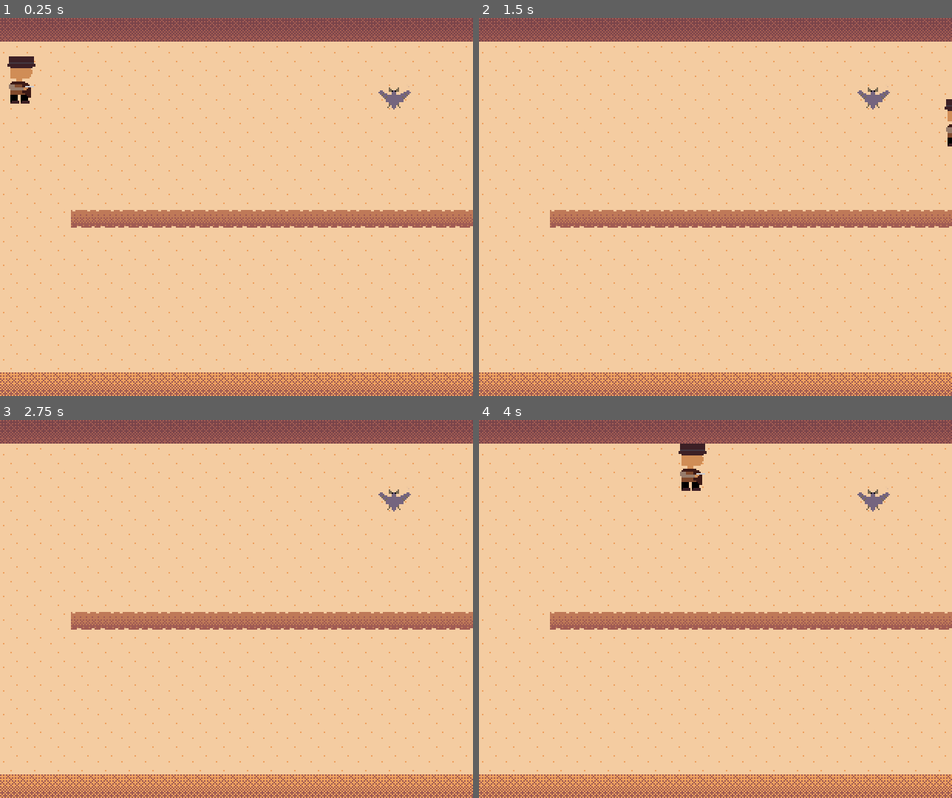
Above: before the commit, frames 1-4 (two rows, left to right).
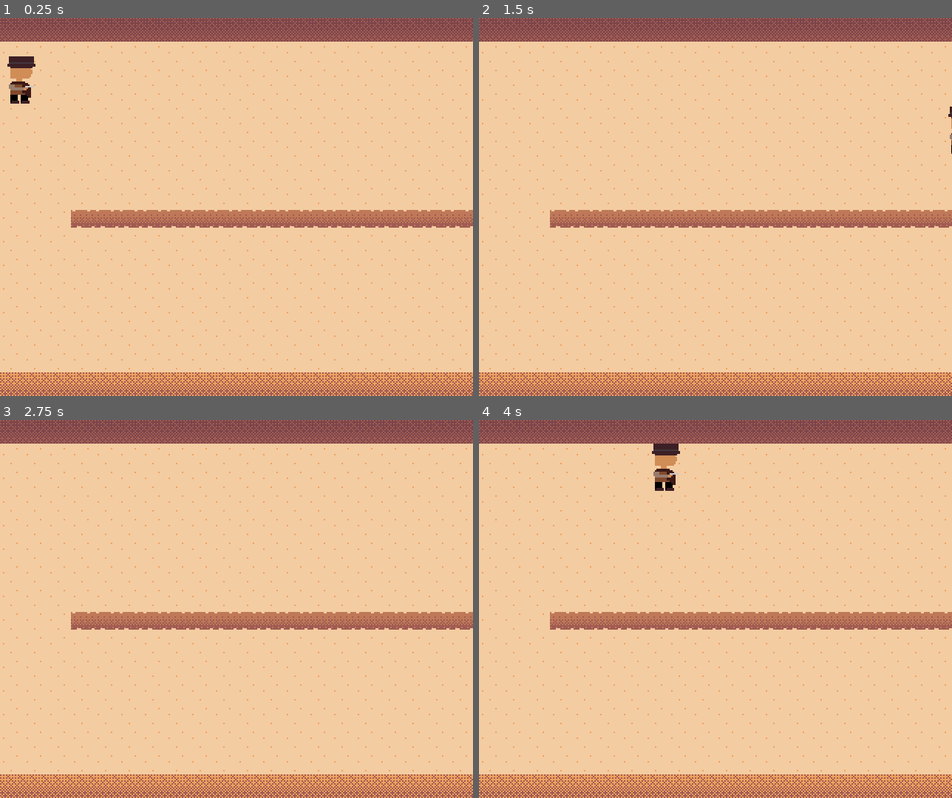
Above: after the commit, the same moments.

Repository: unpointysock/cowboy-goes-east
Game: Godot game, scene res://scenes/main.tscn
The game is run twice, just before and just after one commit, with the same random seed, the same clock (stepped at 60 frames per second) and the same inputs.
Inputs:
- Up to frame 1 (0.25 s): no input
- Up to frame 2 (1.5 s): tap Enter at 0.5 s; hold Right (ui_right) 0.53-1.28 s; hold Down (ui_down) from 1.28 s (still down)
- Up to frame 3 (2.75 s): tap Space at 2 s; release Down (ui_down) at 2.03 s; hold Right (ui_right) from 2.03 s (still down)
- Up to frame 4 (4 s): tap Enter at 2.75 s; release Right (ui_right) at 2.78 s; hold Up (ui_up) 2.78-3.53 s; hold Left (ui_left) from 3.53 s (still down)

The runs differ from the first frame. In frame 1, 0.2% of the frame differs, in the area x 80-87%, y 18-25%; in frame 2, 0.3%; in frame 3, 0.2%; in frame 4, 1.2%, in the area x 36-87%, y 6-25%.

Commit message:
Enemy scene improvements
Improved the enemy scene with spawning, chasing, and hitboxes/hurtboxes. Also, removed the GIMP files since I am no longer using GIMP

Diff:
--- a/cowboy-goes-east-game/scenes/enemies/BaseEnemy.tscn
+++ b/cowboy-goes-east-game/scenes/enemies/BaseEnemy.tscn
@@ -1,6 +1,12 @@
-[gd_scene load_steps=2 format=2]
+[gd_scene load_steps=4 format=2]
 
 [ext_resource path="res://scenes/enemies/Enemy.gd" type="Script" id=1]
+
+[sub_resource type="CapsuleShape2D" id=1]
+
+[sub_resource type="CapsuleShape2D" id=2]
+radius = 15.0
+height = 32.0
 
 [node name="BaseEnemy" type="KinematicBody2D"]
 collision_layer = 4
@@ -12,5 +18,7 @@
 [node name="AnimationPlayer" type="AnimationPlayer" parent="."]
 
 [node name="hitbox" type="CollisionShape2D" parent="."]
+shape = SubResource( 1 )
 
 [node name="hurtbox" type="CollisionShape2D" parent="."]
+shape = SubResource( 2 )
--- a/cowboy-goes-east-game/scenes/enemies/Bat.gd
+++ b/cowboy-goes-east-game/scenes/enemies/Bat.gd
@@ -5,22 +5,32 @@
 func _ready():
 	screen_size = get_viewport_rect().size
 	marg = 0
-	health = 1
+	health = 500
 	acceleration = 200
 	max_speed = 325
 	friction = 2800
 	velocity = Vector2.ZERO
+	spawn_delay = 2.0
+	spawn_radius = 500.0
+
+	spawn()
 
 
 # Called every frame. 'delta' is the elapsed time since the previous frame.
 func _physics_process(delta):
-	#chase(delta, playerSingleton)
-	pass
+	._physics_process(delta)
 
-# Called in __physics_process() to translate the enem
-func __move_state(delta):
-	pass
+	#FOR TESTING
+	health -= 1
 
-func chase(delta, player):
-	velocity = velocity.move_toward(player.velocity, acceleration * delta)
-	velocity  = move_and_slide(velocity)
+	if health <= 0:
+		despawn()
+
+# Called when the enemy first spawns into the map
+func spawn():
+	self.global_position = Vector2(rand_range(-spawn_radius, spawn_radius), rand_range(-spawn_radius, spawn_radius))
+	.spawn()
+
+# Called when the enemy is killed
+func despawn():
+	.despawn()
--- a/cowboy-goes-east-game/scenes/enemies/Bat.tscn
+++ b/cowboy-goes-east-game/scenes/enemies/Bat.tscn
@@ -1,19 +1,28 @@
-[gd_scene load_steps=9 format=2]
+[gd_scene load_steps=10 format=2]
 
 [ext_resource path="res://assets/jared/entity_art/32px/32x32_bat_sprite_sheet.png" type="Texture" id=1]
 [ext_resource path="res://scenes/enemies/Bat.gd" type="Script" id=2]
 [ext_resource path="res://scenes/enemies/BaseEnemy.tscn" type="PackedScene" id=3]
 
-[sub_resource type="AtlasTexture" id=1]
+[sub_resource type="AtlasTexture" id=7]
 atlas = ExtResource( 1 )
 region = Rect2( 0, 0, 32, 32 )
 
+[sub_resource type="AtlasTexture" id=6]
+atlas = ExtResource( 1 )
+region = Rect2( 32, 0, 32, 32 )
+
 [sub_resource type="SpriteFrames" id=2]
 animations = [ {
-"frames": [ SubResource( 1 ) ],
-"loop": true,
-"name": "default",
-"speed": 5.0
+"frames": [ SubResource( 7 ), SubResource( 6 ) ],
+"loop": false,
+"name": "despawn",
+"speed": 1.0
+}, {
+"frames": [ SubResource( 6 ), SubResource( 7 ) ],
+"loop": false,
+"name": "spawn",
+"speed": 1.0
 } ]
 
 [sub_resource type="Animation" id=3]
@@ -29,9 +38,12 @@
 
 [node name="Bat" instance=ExtResource( 3 )]
 script = ExtResource( 2 )
+spawn_delay = 2.0
+spawn_radius = 200.0
 
 [node name="AnimatedSprite" parent="." index="0"]
 frames = SubResource( 2 )
+animation = "despawn"
 
 [node name="AnimationPlayer" parent="." index="1"]
 anims/bat = SubResource( 3 )
@@ -45,3 +57,7 @@
 position = Vector2( 0, -1 )
 rotation = 1.5708
 shape = SubResource( 5 )
+
+[node name="pause_timer" type="Timer" parent="." index="4"]
+pause_mode = 1
+wait_time = 3.5
--- a/cowboy-goes-east-game/scenes/enemies/Enemy.gd
+++ b/cowboy-goes-east-game/scenes/enemies/Enemy.gd
@@ -1,20 +1,30 @@
 extends Actor
 class_name Enemy
 
+export var spawn_delay: float
+export var spawn_radius: float
+
+onready var player = get_node("/root/main/game/Player")
 
 # Called when the node enters the scene tree for the first time.
 func _ready():
 	screen_size = get_viewport_rect().size
 	velocity = Vector2.ZERO
 
-# Called every frame. 'delta' is the elapsed time since the previous frame.
+
 func _physics_process(delta):
-	pass
+	var direction = (player.global_position - global_position).normalized()
+	velocity = velocity.move_toward(direction * max_speed, acceleration * delta)
+	move_and_slide(velocity)
 
-# Called when the enemy first spawns into the map
-func spawn(delta):
-	pass
+#For when an enemy spawns in (assumes it has a 'spawn' animation)
+func spawn():
+	var animation_player = self.get_node("AnimatedSprite")
+	animation_player.play("spawn")
 
-# Called when the enemy is killed
-func despawn(delta):
-	pass
+# Called when the enemy is killed (assumes it has a 'despawn' animation)
+func despawn():
+	var animation_player = self.get_node("AnimatedSprite")
+	animation_player.play("despawn")
+
+	queue_free()
--- a/cowboy-goes-east-game/scenes/main.tscn
+++ b/cowboy-goes-east-game/scenes/main.tscn
@@ -221,7 +221,7 @@
 position = Vector2( 15, 42 )
 
 [node name="Bat1" parent="game" instance=ExtResource( 10 )]
-position = Vector2( 267, 55 )
+position = Vector2( 168, -48 )
 
 [node name="managers" type="Node" parent="."]
 
Not shown, changed: cowboy-goes-east-game/.DS_Store
Not shown, added: cowboy-goes-east-game/assets/.DS_Store
Not shown, added: cowboy-goes-east-game/assets/jared/.DS_Store
Not shown, added: cowboy-goes-east-game/assets/jared/entity_art/.DS_Store
Not shown, removed: cowboy-goes-east-game/assets/jared/entity_art/32px/32X32_character_sprite_sheet.xcf
Not shown, removed: cowboy-goes-east-game/assets/jared/entity_art/32px/32x32_bat_sprite_sheet.xcf
Not shown, removed: cowboy-goes-east-game/assets/jared/entity_art/32px/32x32_tumbleweed_sprite_sheet.xcf
Not shown, removed: cowboy-goes-east-game/assets/jared/entity_art/32px/64X32_character_sprite_sheet.xcf
